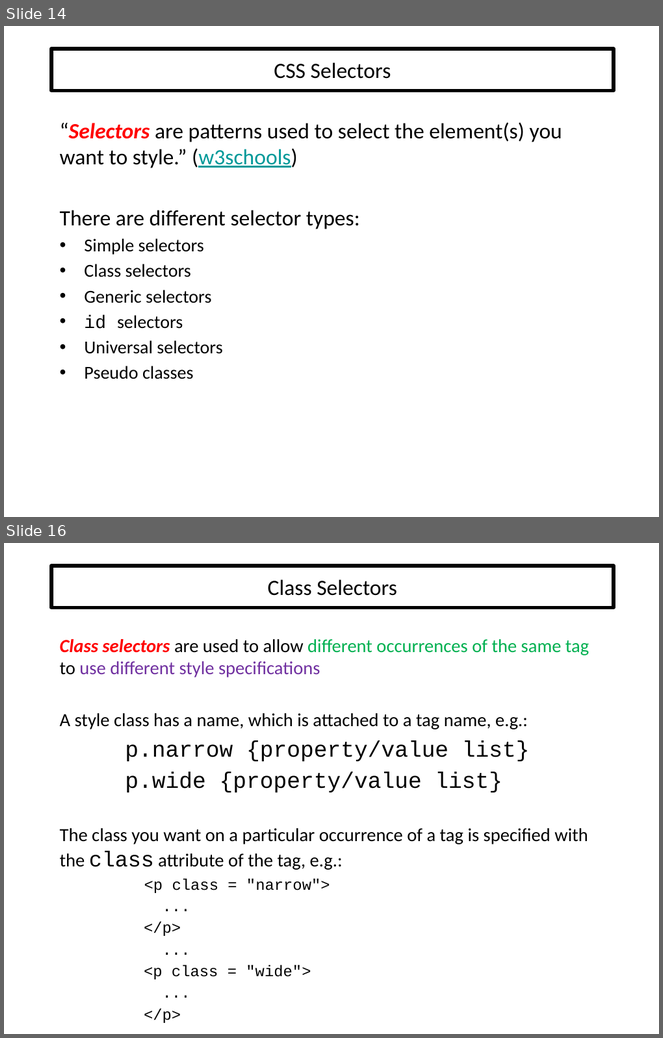
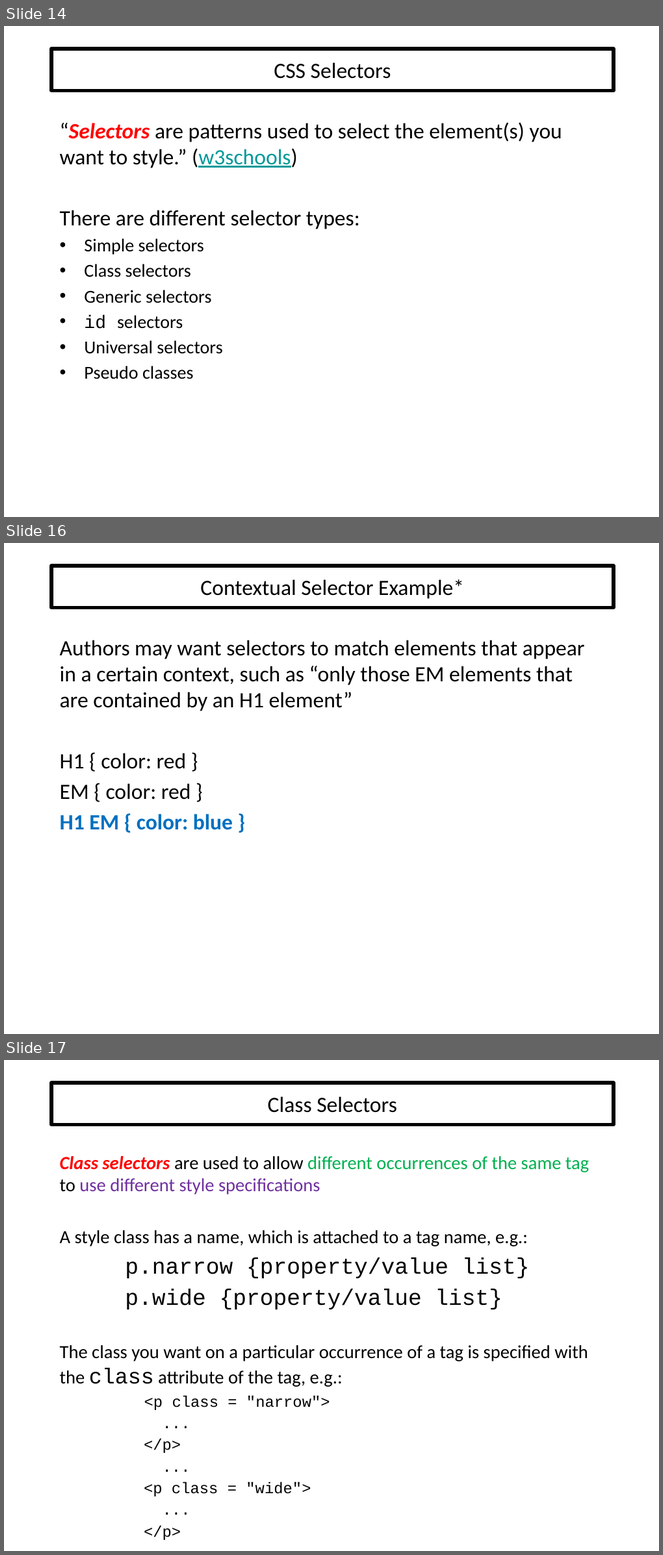
Before and after one commit to EricJPogue/www-epogue-info, a slide deck: CPSC-24700/Presentations/css.pptx. Shown one above the other, each under a label of ours: slides 14 and 16 before the commit, slides 14, 16 and 17 after it; the slides between them are not shown. The pictures are 663x1038 and 663x1555 pixels, drawn with LibreOffice and Linux fonts; fonts in the diff are those of the drawing. Boxes give left, top, right and bottom in pixels: in the first picture for what was removed or moved away, otherwise in the second. Text is boxed around its words. In the diff, an @@ line names an element or a change of style, - is before the commit and + after.

```diff
--- a/CPSC-24700/Presentations/css.pptx
+++ b/CPSC-24700/Presentations/css.pptx
@@ slide 16 added at bbox=[4, 543, 659, 1034], background #FFFFFF @@
@@ title added at bbox=[51, 566, 613, 608], fill #FFFFFF, outline #000000 4 pt, 24 pt, text #000000 @@
+Contextual Selector Example*
@@ text added at bbox=[60, 640, 585, 830], 24 pt, text #000000 @@
+Authors may want selectors to match elements that appear in a certain context, such as “only those EM elements that are contained by an H1 element”
+H1 { color: red }
+EM { color: red }
+H1 EM { color: blue }
@@ what was slide 16 is now slide 17 @@
```
Also in this commit, not shown: 1 slide changed, 1 other slide added, 9 other files.
